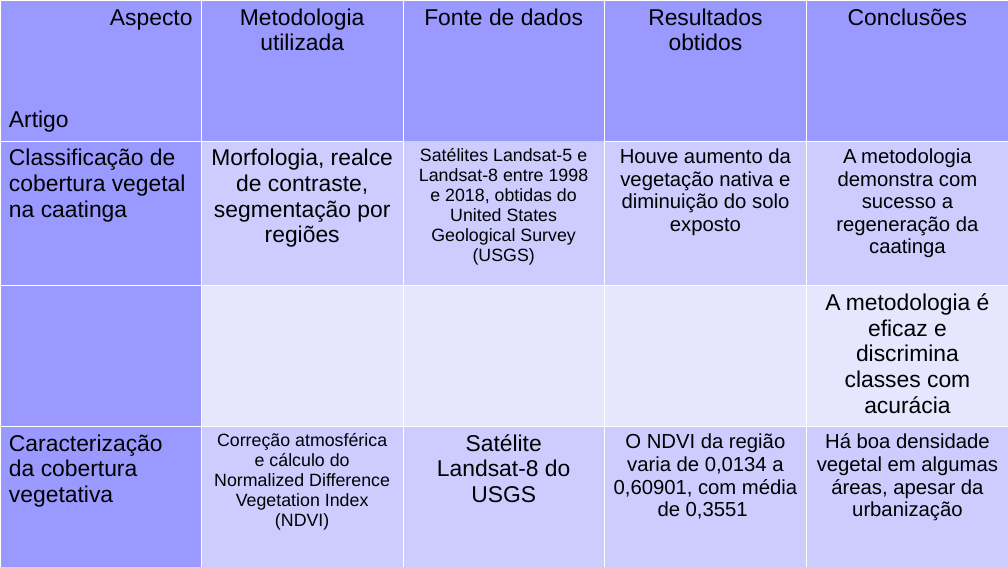
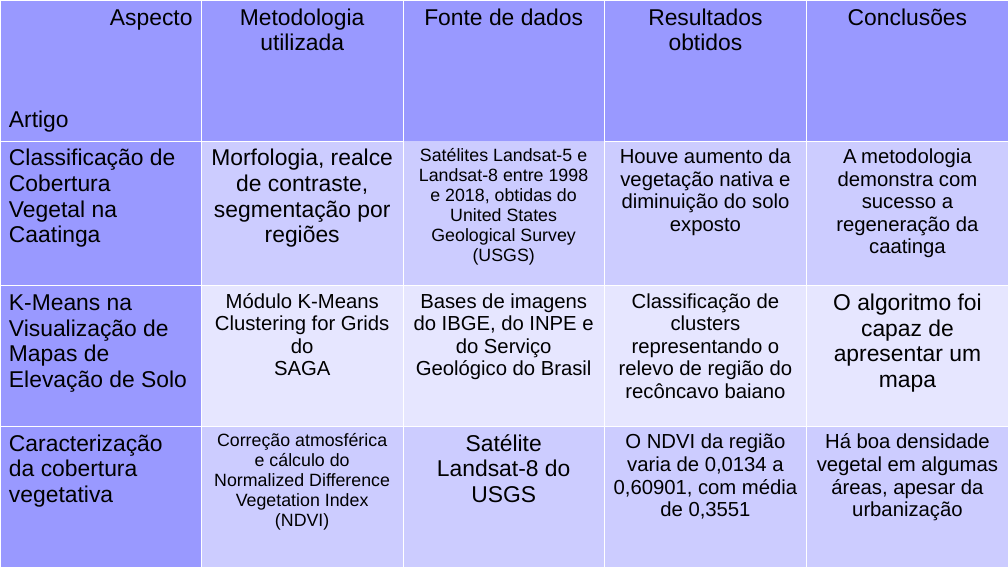
Before and after one commit to joao-martinho/disciplina_PI_2025-1, a slide deck: slide 2 of Trabalho final/seminario.odp. Drawn at 1008x567 pixels with LibreOffice and Linux fonts; fonts in the diff are those of the drawing. Boxes give left, top, right and bottom in pixels: in the first picture for what was removed or moved away, otherwise in the second. Text is boxed around its words. In the diff, an @@ line names an element or a change of style, - is before the commit and + after.

```diff
--- a/Trabalho final/seminario.odp
+++ b/Trabalho final/seminario.odp
@@ table at (0,0,1008,567) @@
-row 2, column 1: Classificação de cobertura vegetal na caatinga
+row 2, column 1: Classificação de Cobertura Vegetal na Caatinga
-row 3:  |  |  |  | A metodologia é eficaz e discrimina classes com acurácia
+row 3: K-Means na Visualização de Mapas de Elevação de Solo | Módulo K-Means Clustering for Grids do / SAGA | Bases de imagens do IBGE, do INPE e do Serviço Geológico do Brasil | Classificação de clusters representando o relevo de região do recôncavo baiano | O algoritmo foi capaz de apresentar um mapa
```
Also in this commit, not shown: 4 slides added, 14 other files.
